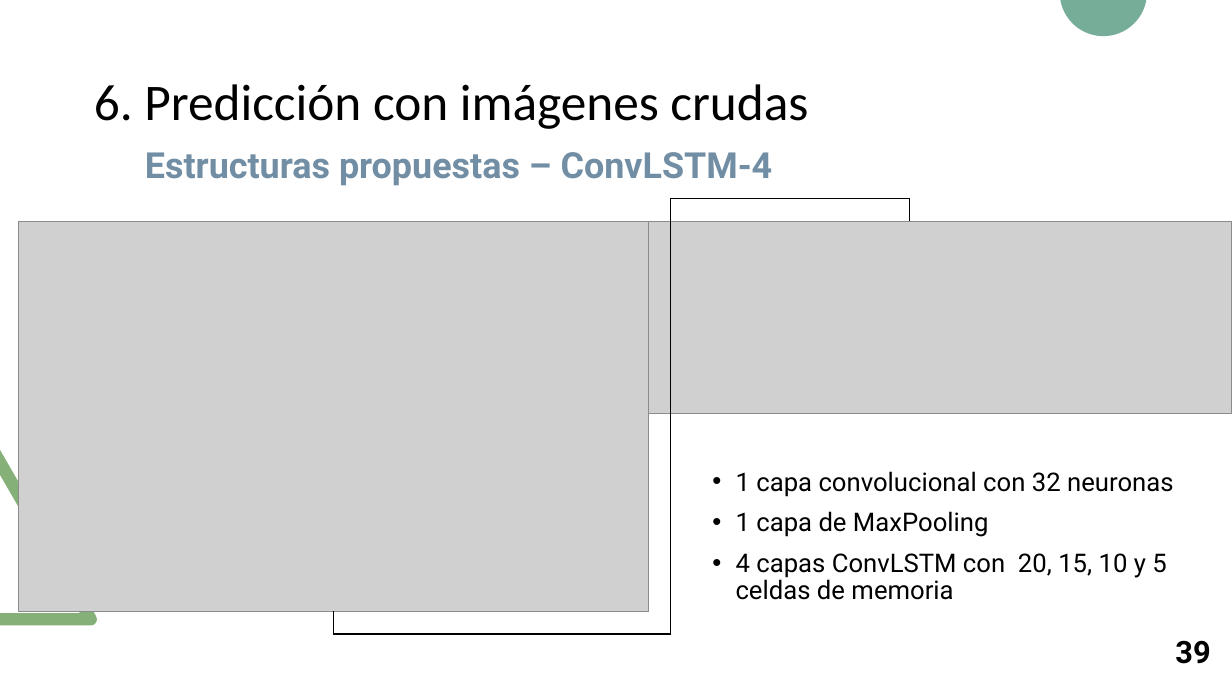
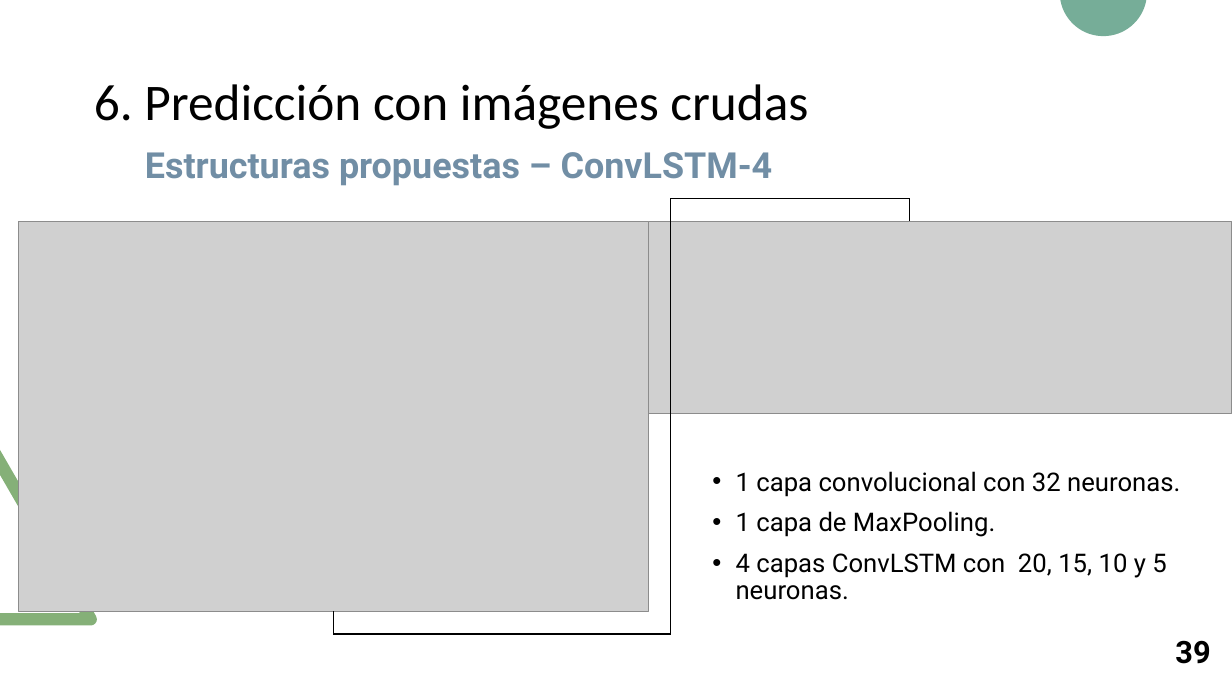
Before and after one commit to RoboticsLabURJC/2017-tfm-nuria-oyaga, a slide deck: slide 40 of Documentation/Presentacion-TFM/Presentacion-TFM.pptx. Drawn at 1232x693 pixels with LibreOffice and Linux fonts; fonts in the diff are those of the drawing; grey boxes stand for pictures. Boxes give left, top, right and bottom in pixels: in the first picture for what was removed or moved away, otherwise in the second. Text is boxed around its words. In the diff, an @@ line names an element or a change of style, - is before the commit and + after.

```diff
--- a/Documentation/Presentacion-TFM/Presentacion-TFM.pptx
+++ b/Documentation/Presentacion-TFM/Presentacion-TFM.pptx
@@ text at [736,471,1180,600]: text changed @@
-• 1 capa convolucional con 32 neuronas
-• 1 capa de MaxPooling
-• 4 capas ConvLSTM con 20, 15, 10 y 5 celdas de memoria
+• 1 capa convolucional con 32 neuronas.
+• 1 capa de MaxPooling.
+• 4 capas ConvLSTM con 20, 15, 10 y 5 neuronas.
```
Also in this commit, not shown: 20 other slides changed, 1 other file.
